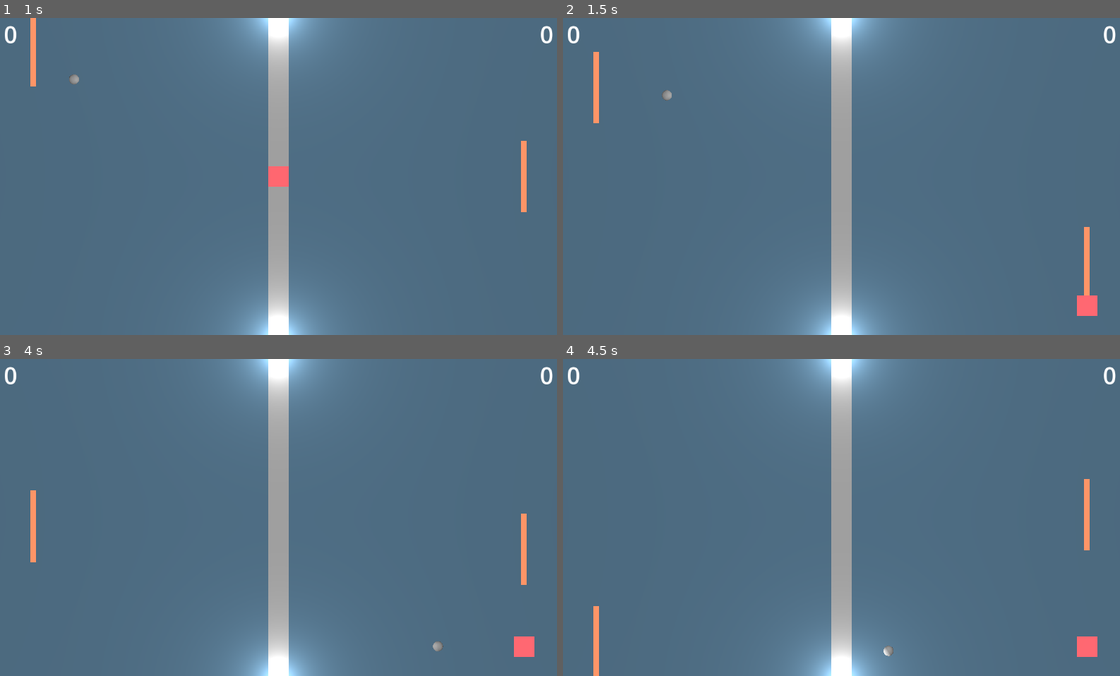
Above: before the commit, frames 1-4 (two rows, left to right).
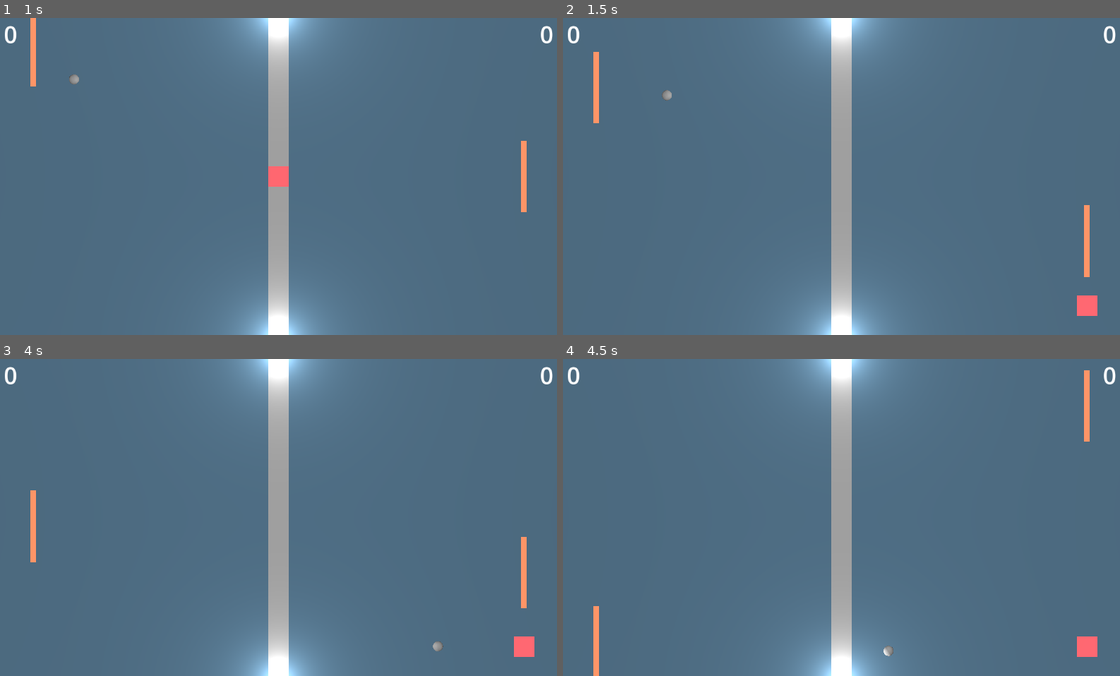
Above: after the commit, the same moments.

Repository: Eryans/godot_pong
Game: Godot game, scene res://main.tscn
Same seed, same stepped clock (60 frames per second), same inputs: the game is played once before the commit and once after it.
Inputs:
- Up to frame 1 (1 s): hold W (up) from 0.53 s (still down)
- Up to frame 2 (1.5 s): release W (up) at 1.28 s; hold S (down) from 1.28 s (still down)
- Up to frame 3 (4 s): release S (down) at 2.03 s; hold W (up) 2.03-3.53 s; tap Enter at 3.5 s; hold S (down) from 3.53 s (still down)
- Up to frame 4 (4.5 s): keep holding S (down)

Frame 1 is identical in both runs. In frame 2, 0.1% of the frame differs, in the area x 93-95%, y 59-88%; in frame 3, 0.1%; in frame 4, 0.5%, in the area x 93-95%, y 3-61%.

Commit message:
feat: 🚧 working on AI behavior

Diff:
--- a/ball.gd
+++ b/ball.gd
@@ -26,6 +26,7 @@
 		offset = clamp(offset, -1, 1);
 		var angle = lerp(-max_angle, max_angle, (offset + 1) / 2);
 		direction = Vector2(cos(angle) * (1 if global_position.x - paddle.position.x > 0 else -1), sin(angle)).normalized();
+		EventManager.ball_hitted_paddle_emit(paddle.tag);
 
 func reset() -> void:
 	global_position = Vector3.ZERO;
--- a/event_manager.gd
+++ b/event_manager.gd
@@ -1,7 +1,12 @@
 extends Node
 
-enum PlayerGoalEnum {A, B}
-signal goal(player_goal: PlayerGoalEnum);
+enum PlayerTagEnum {A, B}
 
-func goal_emit(player_goal: PlayerGoalEnum) -> void:
-    goal.emit(player_goal)
+signal goal(player_tag: PlayerTagEnum);
+signal ball_hitted_paddle(player_tag: PlayerTagEnum);
+
+func goal_emit(player_tag: PlayerTagEnum) -> void:
+    goal.emit(player_tag)
+
+func ball_hitted_paddle_emit(player_tag: PlayerTagEnum) -> void:
+    ball_hitted_paddle.emit(player_tag);
--- a/main.tscn
+++ b/main.tscn
@@ -32,14 +32,15 @@
 
 [node name="Paddle2" parent="." instance=ExtResource("1_h2yge")]
 transform = Transform3D(1, 0, 0, 0, 1, 0, 0, 0, 1, 12, 0, 0)
+tag = 1
 
-[node name="Manager" type="Node" parent="." node_paths=PackedStringArray("player", "ai_paddle", "ball", "debug_mesh")]
+[node name="Manager" type="Node" parent="." node_paths=PackedStringArray("player_paddle", "ai_paddle", "ball", "debug_mesh")]
 script = ExtResource("2_0xm2m")
-player = NodePath("../Paddle")
+player_paddle = NodePath("../Paddle")
 ai_paddle = NodePath("../Paddle2")
 ball = NodePath("../Ball")
-ai_speed = 0.25
 debug_mesh = NodePath("../DebugPoint")
+ai_speed = 0.75
 
 [node name="Ball" parent="." instance=ExtResource("3_h2yge")]
 
--- a/manager.gd
+++ b/manager.gd
@@ -1,38 +1,81 @@
 class_name Manager
 extends Node
 
-@export var player: Paddle;
+@export var player_paddle: Paddle;
 @export var ai_paddle: Paddle;
 @export var ball: Ball;
-@export var ai_speed: float = 2;
 @export var debug_mesh: MeshInstance3D
 @export var is_two_player_mode: bool = false
+@export var ai_precision_margin: float = .1
+@export_range(.1, 1) var ai_speed: float = 2;
 
+@onready var rng: RandomNumberGenerator = RandomNumberGenerator.new();
+@onready var _target: Vector3 = Vector3.ZERO;
+@onready var _target_vertical: float = 0;
+
+var arena_half_width: int = 8 # Should not change i guess
 enum BallDirection {LEFT, RIGHT}
 
+func _ready() -> void:
+	EventManager.ball_hitted_paddle.connect(_on_ball_hitted_paddle)
+
+
 func _physics_process(_delta: float) -> void:
-	player.direction = Input.get_axis("up", "down")
+	player_paddle.direction = Input.get_axis("up", "down")
 	if (is_two_player_mode):
 		ai_paddle.direction = Input.get_axis("ui_up", "ui_down")
 	else:
 		_ai_behavior()
 
+func _on_ball_hitted_paddle(player_tag: EventManager.PlayerTagEnum) -> void:
+	if (player_tag == EventManager.PlayerTagEnum.B):
+		choose_ai_wait_target();
+	else:
+		choose_ai_attack_target();
+
 func _ai_behavior() -> void:
 	if (_get_ball_direction() == BallDirection.LEFT):
-		_go_to_on_vertical_axis(0);
+		_go_to_on_vertical_axis(_target_vertical);
 	else:
-		_aim_to_target(Vector3(0, 0, 0))
+		_aim_to_target(_target);
+		#TODO :when ball bounce on paddle, decide a new behavior for the  ai_paddle depending on player_paddle position and ball direction
+
+func choose_ai_wait_target() -> void:
+	var rdm_int: int = rng.randi_range(1, 4);
+	match (rdm_int):
+		2:
+			_target_vertical = 5;
+		3:
+			_target_vertical = -5;
+		4:
+			_target_vertical = rng.randi_range(-8, 8)
+		_, 1:
+			_target_vertical = 0;
+
+
+func choose_ai_attack_target() -> void:
+	var rdm_int: int = rng.randi_range(1, 3);
+	var player_paddle_vector = Vector3(player_paddle.global_position.x, 0, 0)
+	print(rdm_int)
+	match (rdm_int):
+		2: # random attack
+			_target = player_paddle_vector + Vector3.UP * rng.randi_range(-8, 8);
+		3: # Aim for player contrary point
+			_target = player_paddle_vector + Vector3.UP * (-8 if player_paddle.global_position.z > 0 else 8);
+		_, 1: # aim for center
+			_target = Vector3.ZERO;
+
 
 func _go_to_on_vertical_axis(target_z: float) -> void:
 	var diff = target_z - ai_paddle.global_position.z
-	if abs(diff) < .1:
+	if abs(diff) < ai_precision_margin:
 		# Augmenter la marge réduit la précision
 		# de la raquette quand elle vise un point précis
 		# car elle ne s'arrête plus à l'endroit exact
 		# pour un rebond parfait vers la cible
 		ai_paddle.direction = 0
 	else:
-		ai_paddle.direction = sign(diff)
+		ai_paddle.direction = sign(diff) * ai_speed
 
 func _get_ball_direction() -> BallDirection:
 	if (ball.direction.x < 0):
--- a/paddle.gd
+++ b/paddle.gd
@@ -3,6 +3,7 @@
 
 @onready var direction: float = 0;
 @export var speed: float = 2.5;
+@export var tag: EventManager.PlayerTagEnum;
 @export_range(.1, .99) var friction: float = .9;
 
 func get_width() -> float:
--- a/score_zone.gd
+++ b/score_zone.gd
@@ -1,6 +1,6 @@
 extends Area3D
 
-@export var player_goal: EventManager.PlayerGoalEnum;
+@export var player_goal: EventManager.PlayerTagEnum;
 
 func _ready() -> void:
     area_entered.connect(on_area_entered);
--- a/ui.gd
+++ b/ui.gd
@@ -7,8 +7,8 @@
 	EventManager.connect("goal", _on_goal);
 
 
-func _on_goal(goal_hit: EventManager.PlayerGoalEnum) -> void:
-	if (goal_hit == EventManager.PlayerGoalEnum.A):
+func _on_goal(goal_hit: EventManager.PlayerTagEnum) -> void:
+	if (goal_hit == EventManager.PlayerTagEnum.A):
 		GameGlobal.player_B_score += 1;
 		text_player_B_score.text = str(GameGlobal.player_B_score);
 	else:
